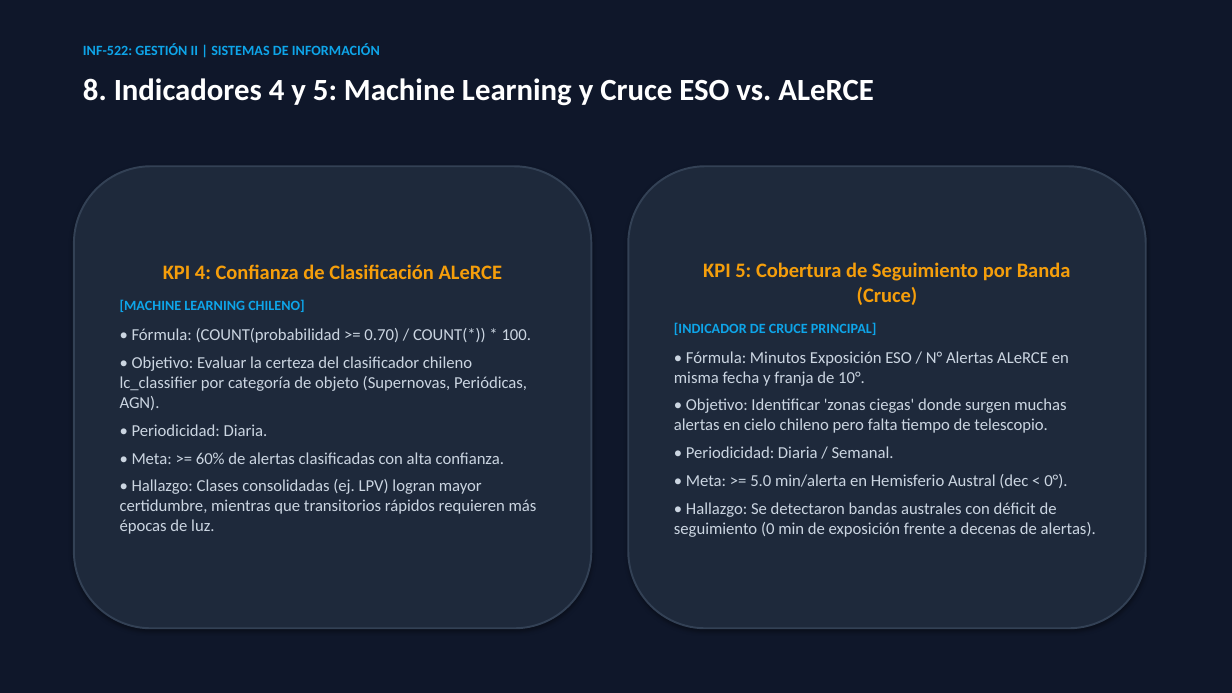
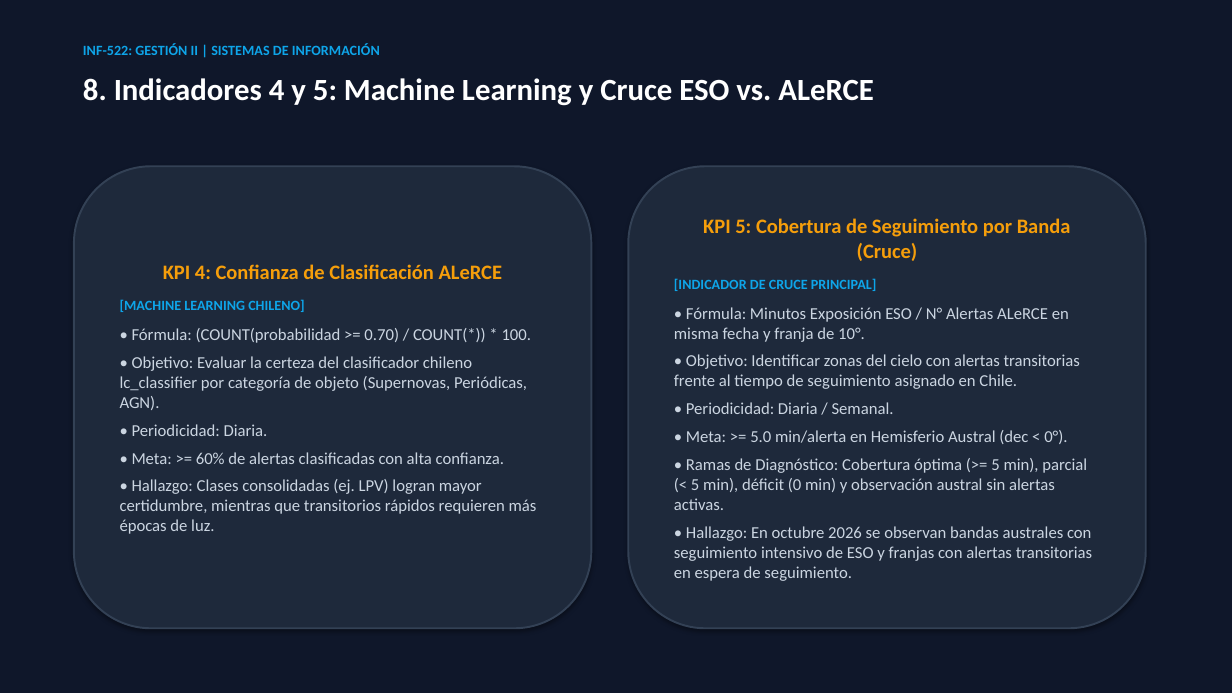
Before and after one commit to Francoisere/Gestion2-ESO, a slide deck: slide 9 of presentacion/Presentacion_INF522_Gestion_Datos_Astronomicos.pptx. Drawn at 1232x693 pixels with LibreOffice and Linux fonts; fonts in the diff are those of the drawing. Boxes give left, top, right and bottom in pixels: in the first picture for what was removed or moved away, otherwise in the second. Text is boxed around its words. In the diff, an @@ line names an element or a change of style, - is before the commit and + after.

```diff
--- a/presentacion/Presentacion_INF522_Gestion_Datos_Astronomicos.pptx
+++ b/presentacion/Presentacion_INF522_Gestion_Datos_Astronomicos.pptx
@@ text in rounded rectangle at box(674, 354, 1080, 389): text changed @@
-• Objetivo: Identificar 'zonas ciegas' donde surgen muchas alertas en cielo chileno pero falta tiempo de telescopio.
+• Objetivo: Identificar zonas del cielo con alertas transitorias frente al tiempo de seguimiento asignado en Chile.
@@ text in rounded rectangle at box(674, 458, 1092, 581): text changed @@
-• Hallazgo: Se detectaron bandas australes con déficit de seguimiento (0 min de exposición frente a decenas de alertas).
+• Ramas de Diagnóstico: Cobertura óptima (>= 5 min), parcial (< 5 min), déficit (0 min) y observación austral sin alertas activas.
+• Hallazgo: En octubre 2026 se observan bandas australes con seguimiento intensivo de ESO y franjas con alertas transitorias en espera de seguimiento.
```
Also in this commit, not shown: 1 other slide changed, 12 other files.
